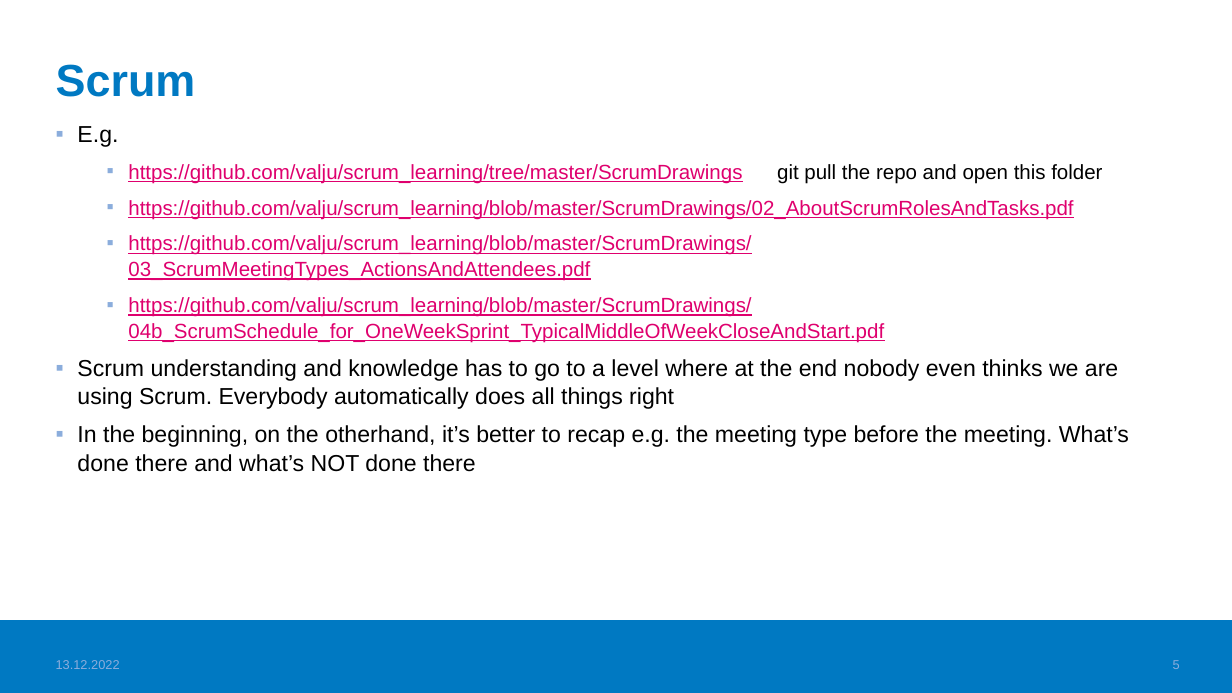
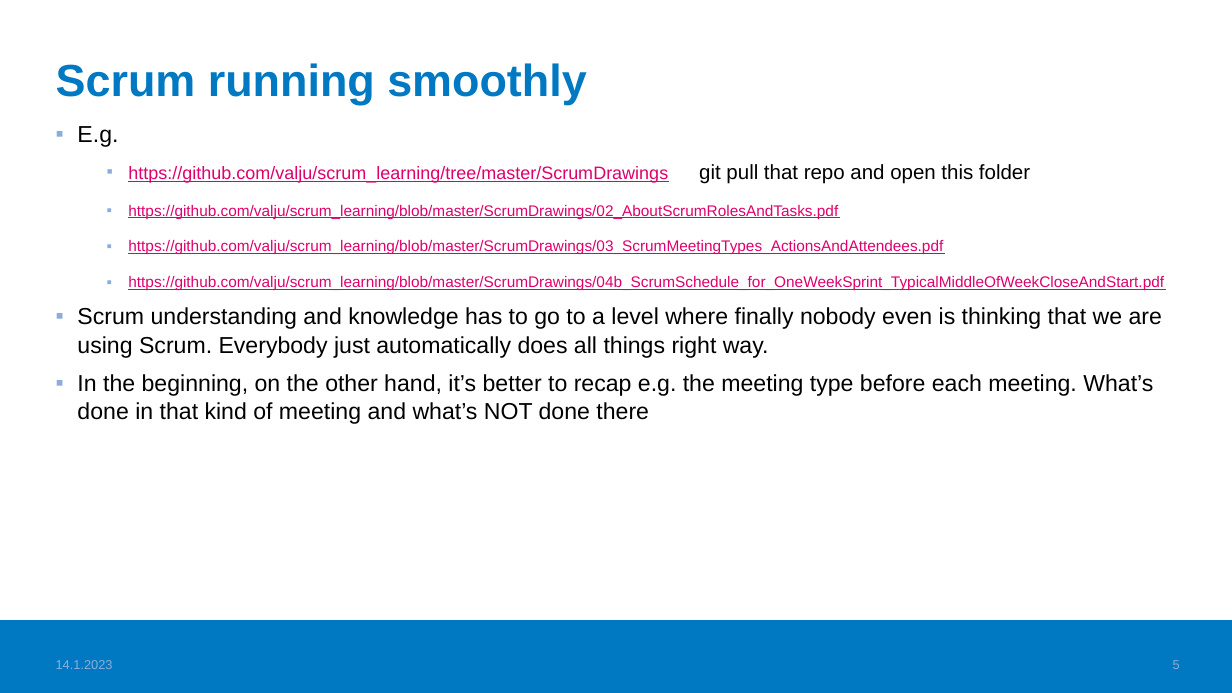
Before and after one commit to haagahelia/ohke-teknologiat, a slide deck: slide 5 of 06_ohjelmistoarkkitehtuurit_ja_patternit/SoftwareProjects_LessonsLearned.pptx. Drawn at 1232x693 pixels with LibreOffice and Linux fonts; fonts in the diff are those of the drawing; background and template pictures are left out. Boxes give left, top, right and bottom in pixels: in the first picture for what was removed or moved away, otherwise in the second. Text is boxed around its words. In the diff, an @@ line names an element or a change of style, - is before the commit and + after.

```diff
--- a/06_ohjelmistoarkkitehtuurit_ja_patternit/SoftwareProjects_LessonsLearned.pptx
+++ b/06_ohjelmistoarkkitehtuurit_ja_patternit/SoftwareProjects_LessonsLearned.pptx
@@ title at (56,63,587,105): text changed @@
-Scrum
+Scrum running smoothly
@@ text at (128,164,1030,184): text changed; size 16 to 14 pt @@
-  ▪ https://github.com/valju/scrum_learning/tree/master/ScrumDrawings git pull the repo and open this folder
+  ▪ https://github.com/valju/scrum_learning/tree/master/ScrumDrawings git pull that repo and open this folder
@@ text at (128,205,1164,291): size 16 to 12 pt in "https://github.com/valju/scrum_learning/blob/master/ScrumDra ...", "https://github.com/valju/scrum_learning/blob/master/ScrumDra ...", "https://github.com/valju/scrum_learning/blob/master/ScrumDra ..." @@
@@ text at (77,307,1162,424): text changed @@
-▪ Scrum understanding and knowledge has to go to a level where at the end nobody even thinks we are using Scrum. Everybody automatically does all things right
-▪ In the beginning, on the otherhand, it’s better to recap e.g. the meeting type before the meeting. What’s done there and what’s NOT done there
+▪ Scrum understanding and knowledge has to go to a level where finally nobody even is thinking that we are using Scrum. Everybody just automatically does all things right way.
+▪ In the beginning, on the other hand, it’s better to recap e.g. the meeting type before each meeting. What’s done in that kind of meeting and what’s NOT done there
@@ text at (56,660,113,669): text changed @@
-13.12.2022
+14.1.2023
```
Also in this commit, not shown: 8 other slides changed, 1 other file.
